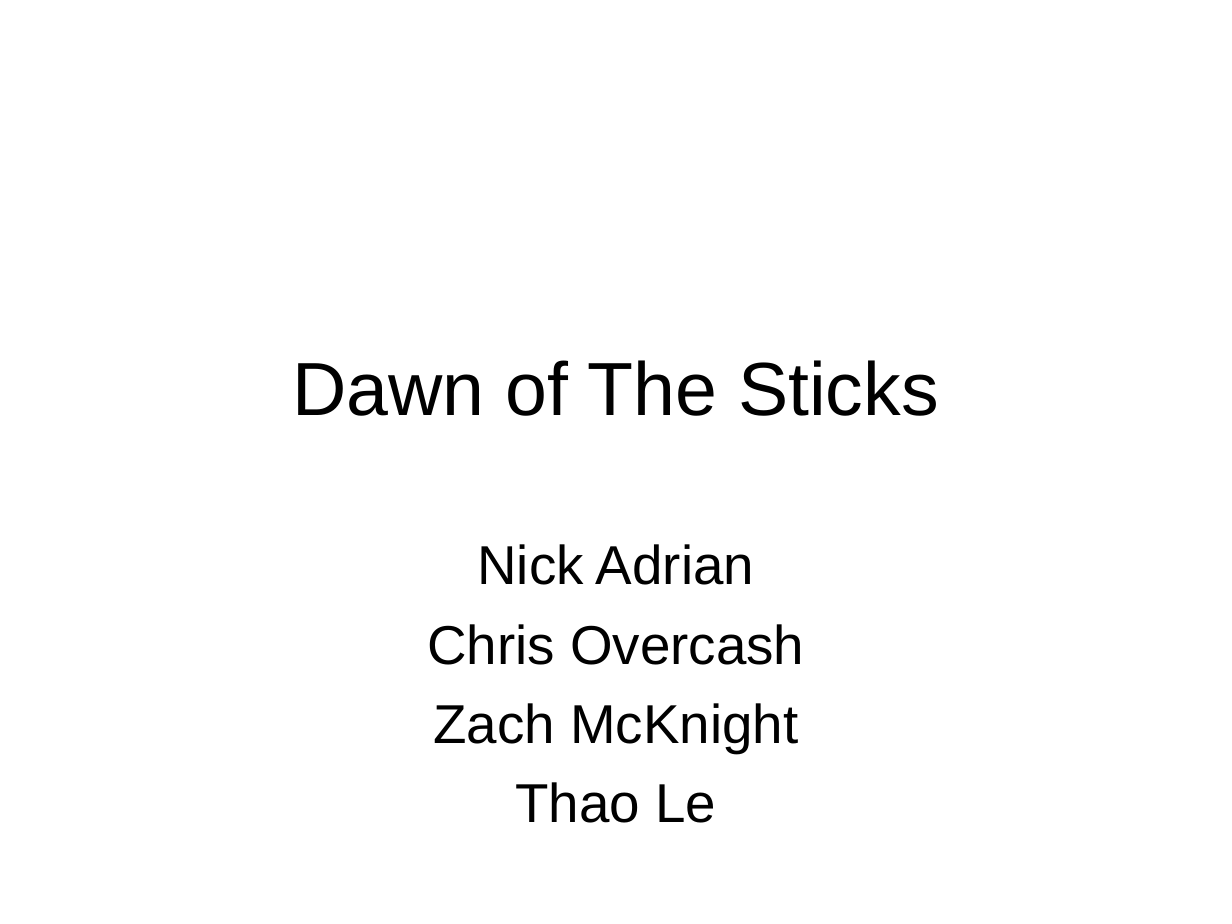
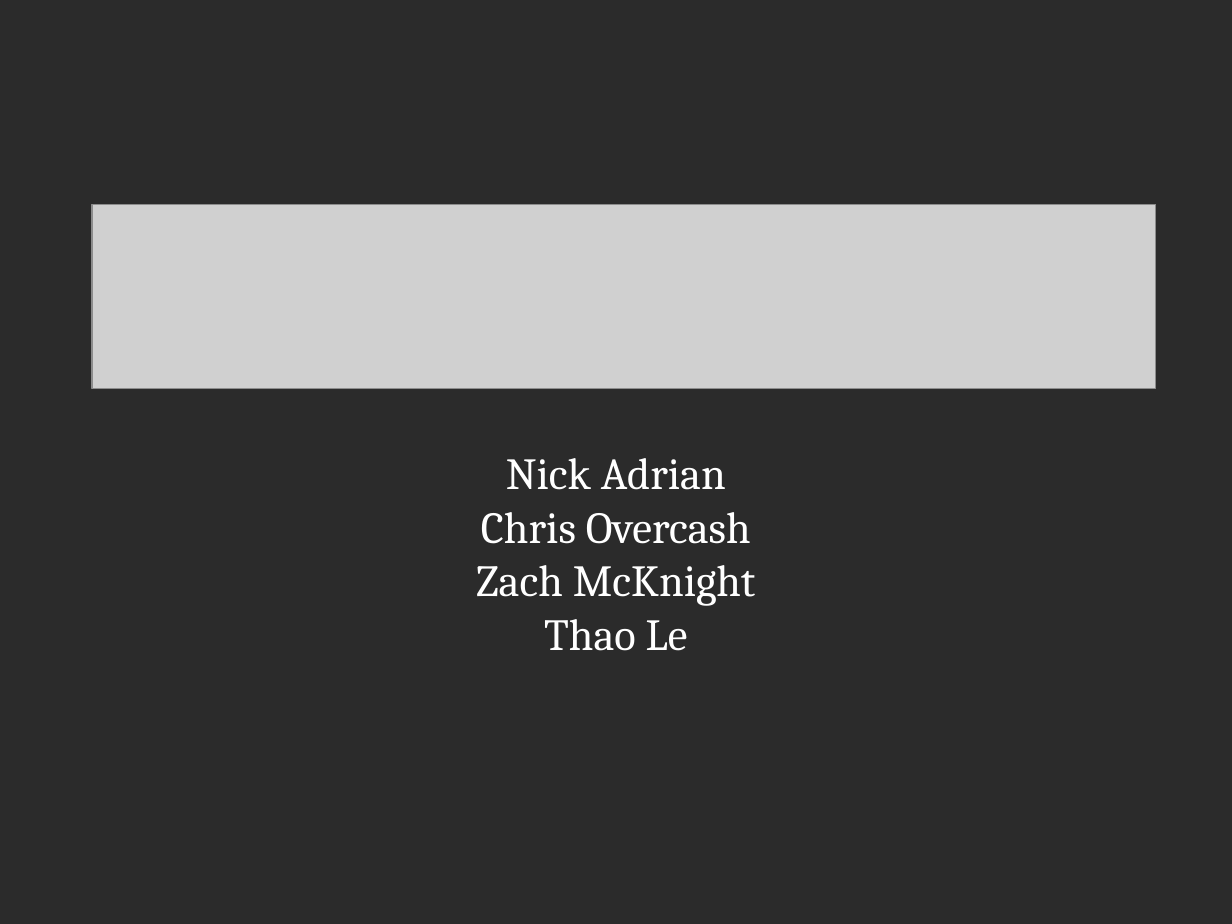
Before and after one commit to csce3513/Team3, a slide deck: slide 1 of Dawn of The Sticks.ppt. Drawn at 1232x924 pixels with LibreOffice and Linux fonts; fonts in the diff are those of the drawing; grey boxes stand for pictures; background and template pictures are left out; a plain dark background stands for a picture behind light text. Boxes give left, top, right and bottom in pixels: in the first picture for what was removed or moved away, otherwise in the second. Text is boxed around its words. In the diff, an @@ line names an element or a change of style, - is before the commit and + after.

```diff
--- a/Dawn of The Sticks.ppt
+++ b/Dawn of The Sticks.ppt
@@ background #FFFFFF to picture (left out) @@
@@ picture added at [92,205,1156,388] @@
@@ title removed at [292,360,939,416] @@
-Dawn of The Sticks
@@ subtitle "Nick Adrian": place and size @@
-subtitle "Nick Adrian" at [427,544,804,823]
+subtitle "Nick Adrian" at [476,458,756,651]
@@ subtitle "Nick Adrian" at [476,458,756,651]: size 32 to 26 pt, font Arial to Cambria, text colour #000000 to #FFFFFF; line spacing 1 to 0.8; less space between paragraphs @@
```
Also in this commit, not shown: 6 other slides changed, 2 slides added, 2 slides removed, 3 other files.
